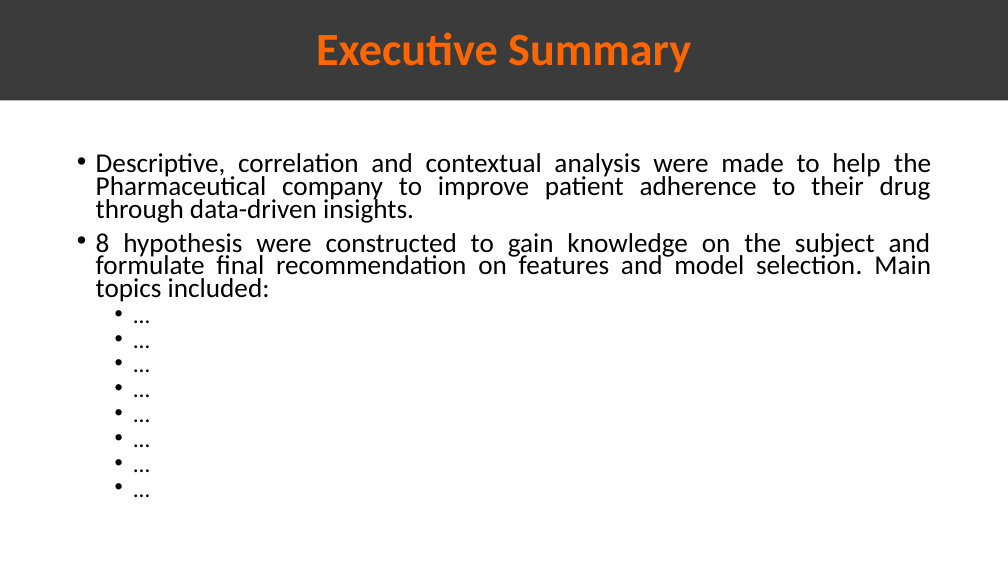
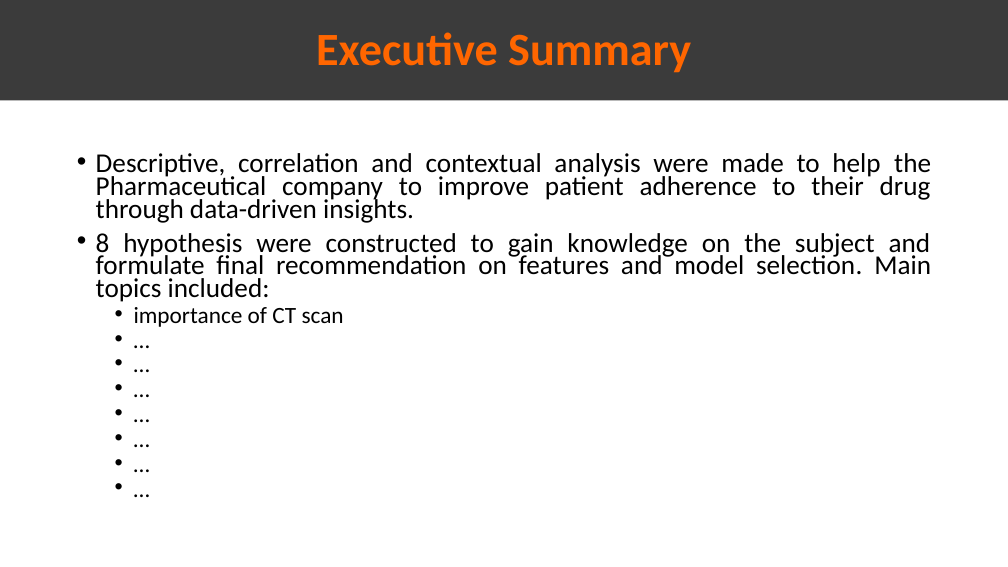
Before and after one commit to Omar-Safwat/HealthCare_project, a slide deck: slide 3 of Week_11/Presentation_EDA.pptx. Drawn at 1008x567 pixels with LibreOffice and Linux fonts; fonts in the diff are those of the drawing. Boxes give left, top, right and bottom in pixels: in the first picture for what was removed or moved away, otherwise in the second. Text is boxed around its words. In the diff, an @@ line names an element or a change of style, - is before the commit and + after.

```diff
--- a/Week_11/Presentation_EDA.pptx
+++ b/Week_11/Presentation_EDA.pptx
@@ text at (96, 153, 931, 327): paragraph removed @@
-  • …
@@ text at (134, 307, 344, 327): paragraph added @@
+  • importance of CT scan
```
Also in this commit, not shown: 3 other slides changed, 1 slide added, 6 other files.
